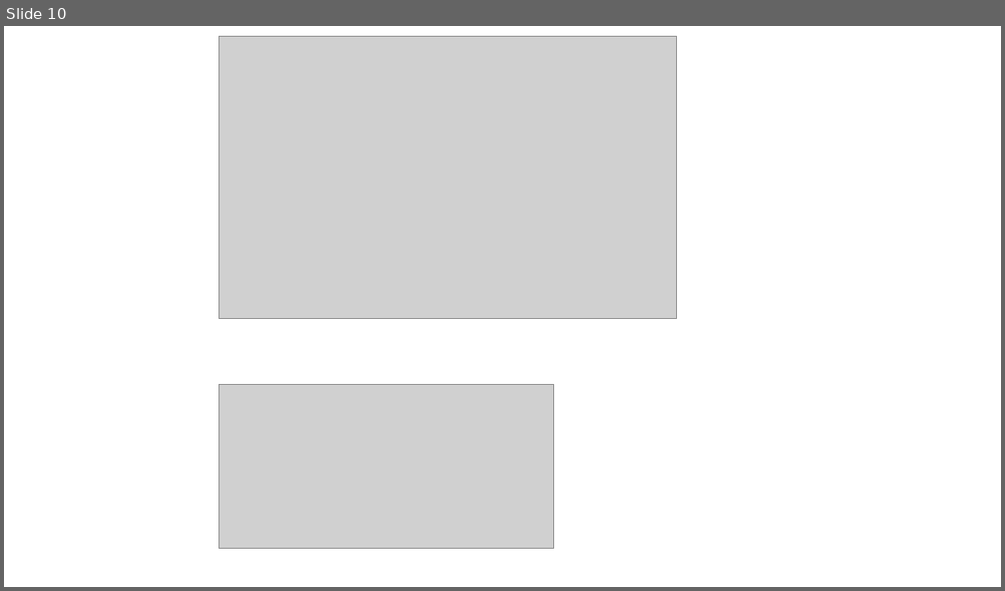
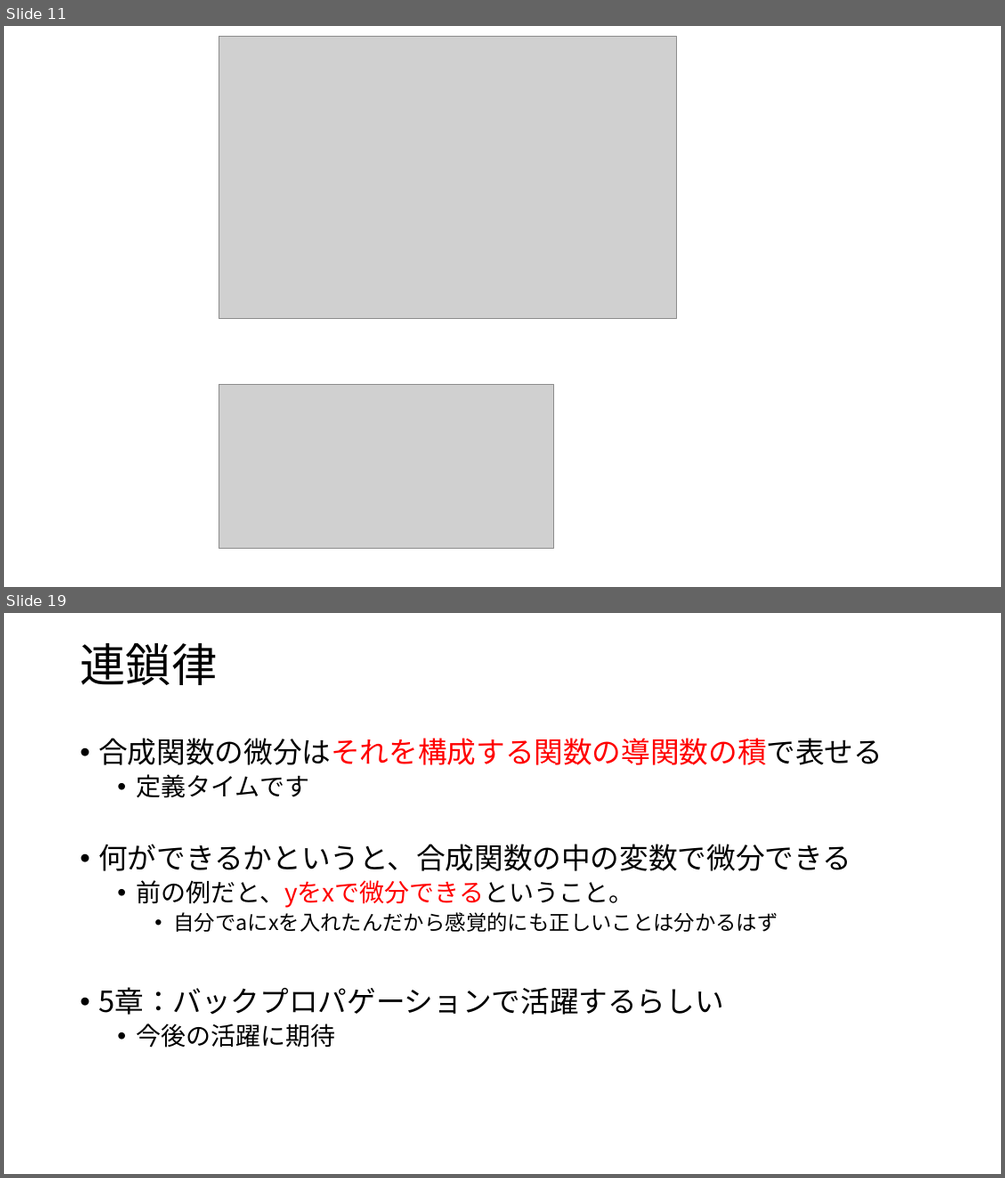
Before and after one commit to Ushiris/Rinkou, a slide deck: はじめてのディープラーニング.pptx. Shown one above the other, each under a label of ours: slide 10 before the commit, slides 11 and 19 after it; the slides between them are not shown. The pictures are 1005x591 and 1005x1178 pixels, drawn with LibreOffice and Linux fonts; fonts in the diff are those of the drawing; grey boxes stand for pictures. Boxes give left, top, right and bottom in pixels: in the first picture for what was removed or moved away, otherwise in the second. Text is boxed around its words. In the diff, an @@ line names an element or a change of style, - is before the commit and + after.

```diff
--- a/はじめてのディープラーニング.pptx
+++ b/はじめてのディープラーニング.pptx
@@ slide 19 added at (x1=4, y1=613, x2=1001, y2=1174), background #FFFFFF @@
@@ title added at (x1=80, y1=643, x2=217, y2=685), 44 pt, text #000000 @@
+連鎖律
@@ text added at (x1=98, y1=738, x2=882, y2=1047), 28 pt, text #000000 @@
+• 合成関数の微分はそれを構成する関数の導関数の積で表せる
+  • 定義タイムです
+• 何ができるかというと、合成関数の中の変数で微分できる
+  • 前の例だと、yをxで微分できるということ。
+    • 自分でaにxを入れたんだから感覚的にも正しいことは分かるはず
+• 5章：バックプロパゲーションで活躍するらしい
+  • 今後の活躍に期待
@@ what was slide 10 is now slide 11 @@
```
Also in this commit, not shown: 6 slides changed, 9 other slides added.
